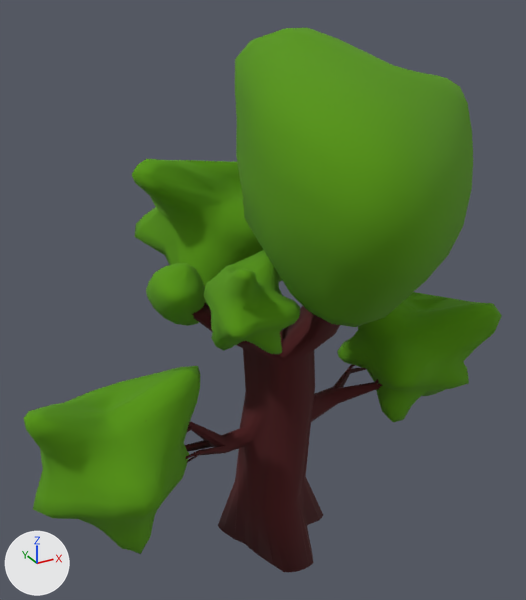
An edit to the glTF model src/assets/models/environment/tree.glb, drawn before and after from the same camera.
Camera for both pictures: a camera (50 mm lens) standing at (-8.87, -15.64, 15.49) and looking at (-0.07, 0.36, 7.49). Arrows for +X, +Y and +Z are at lower left; the lights stay in place. Where no turn or scale is listed for an object, it has been applied to the vertices.

Before the edit, the objects in view are built like this:
```python
ob_cylinder = bpy.data.objects.new('Cylinder', me_cylinder)
ob_cylinder.location = (0.0, 0.0, 0.55)
ob_sphere = bpy.data.objects.new('Sphere', me_sphere)
ob_sphere.location = (-0.01, -0.11, 7.96)
ob_sphere_001 = bpy.data.objects.new('Sphere.001', me_sphere_001)
ob_sphere_001.location = (0.94, 3.48, 8.4)
ob_sphere_002 = bpy.data.objects.new('Sphere.002', me_sphere_004)
ob_sphere_002.location = (-0.87, -0.82, 7.19)
ob_sphere_003 = bpy.data.objects.new('Sphere.003', me_sphere_003)
ob_sphere_003.location = (1.54, -1.19, 10.89)
ob_sphere_004 = bpy.data.objects.new('Sphere.004', me_sphere_005)
ob_sphere_004.location = (-0.72, -0.16, 4.09)
ob_sphere_006 = bpy.data.objects.new('Sphere.006', me_sphere_007)
ob_sphere_006.location = (7.73, -2.86, 4.28)
```
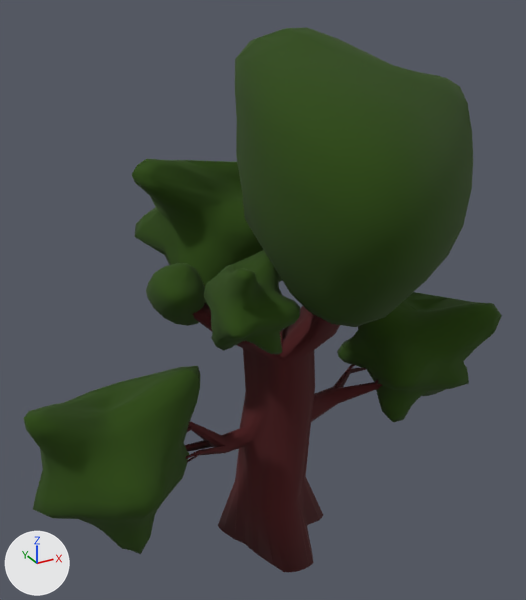
What differs and where, as boxes [x1, y1, x2, y2] in the pictures (526 x 600 px):
'Sphere.003', recoloured
    both: [235, 27, 473, 327]
'Sphere.004', recoloured
    both: [24, 366, 200, 554]
'Sphere.006', recoloured
    both: [337, 292, 502, 422]
'Sphere.001', recoloured
    both: [132, 159, 282, 304]
'Sphere', recoloured
    both: [204, 250, 300, 354]
'Sphere.002', recoloured
    both: [146, 263, 206, 326]

What changed in the scene script:
```text
Change mat_material_003:
    mat_material_003.base_color: (0.0916, 0.303, 0.0) -> (0.0219, 0.0637, 0.0)  # green #559600 -> dark green #294700
```
